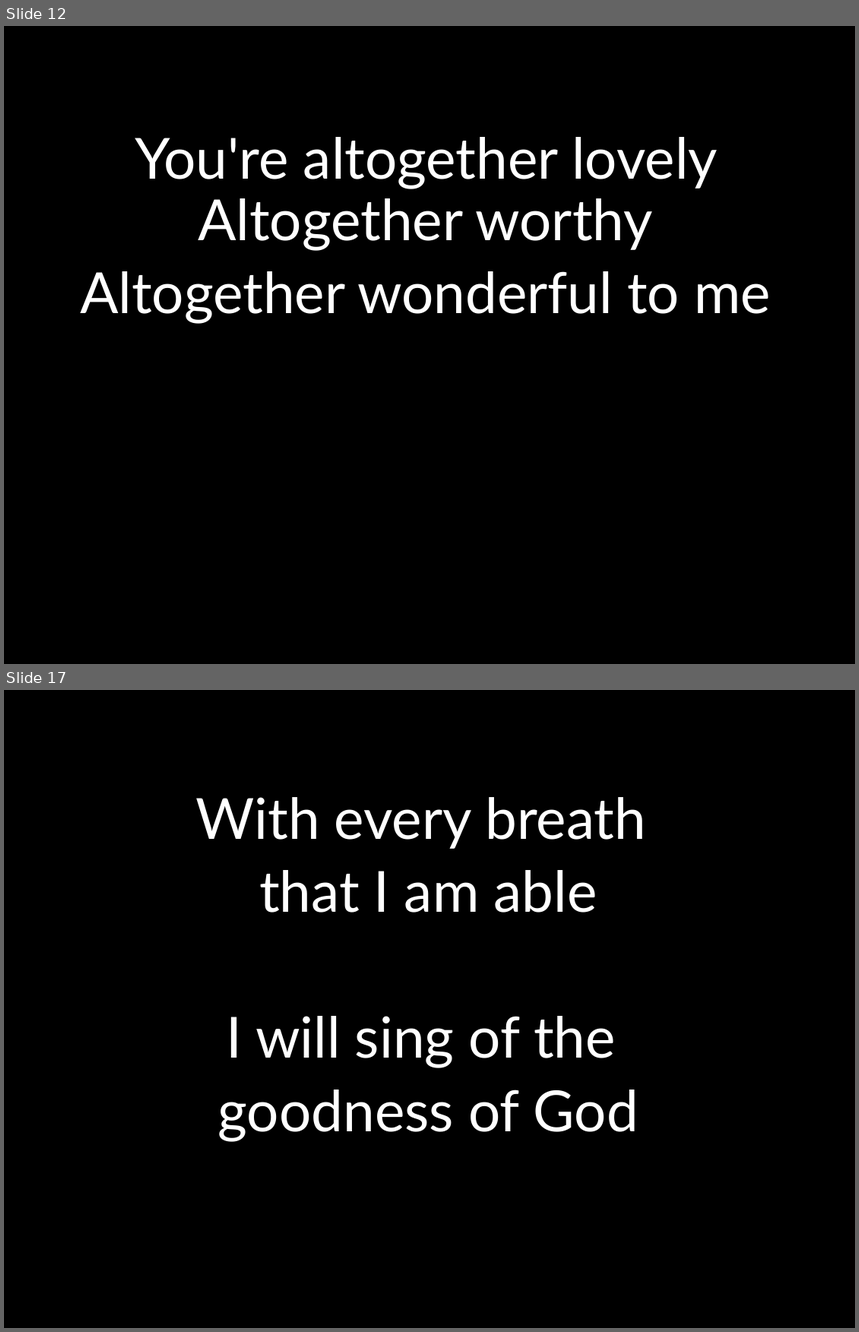
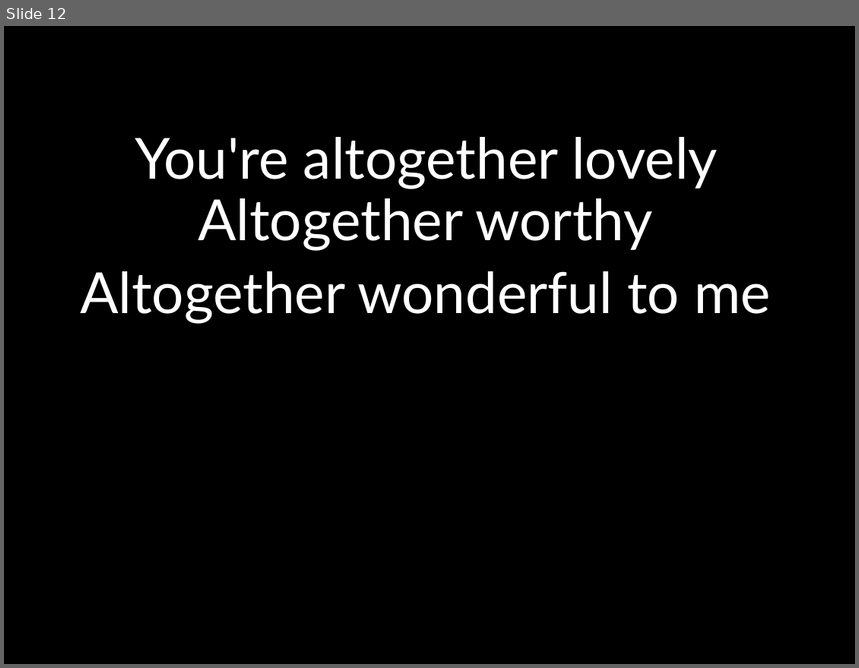
Before and after one commit to kendall412/worship, a slide deck: Here I am to Worship.pptx. Shown one above the other, each under a label of ours: slides 12 and 17 before the commit, slide 12 after it; the slides between them are not shown. The pictures are 859x1332 and 859x668 pixels, drawn with LibreOffice and Linux fonts; fonts in the diff are those of the drawing. Boxes give left, top, right and bottom in pixels: in the first picture for what was removed or moved away, otherwise in the second. Text is boxed around its words. In the diff, an @@ line names an element or a change of style, - is before the commit and + after.

```diff
--- a/Here I am to Worship.pptx
+++ b/Here I am to Worship.pptx
@@ slide 17 removed at (4,690,855,1328), background #000000 @@
@@ subtitle removed at (196,797,646,1141) @@
-With every breath
-that I am able
-I will sing of the
-goodness of God
```
Also in this commit, not shown: 45 other slides removed, 2 other files.
